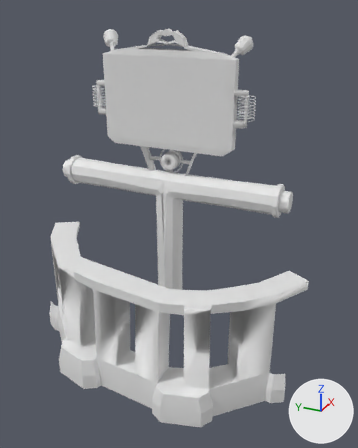
The FBX model BombsAway/BombsAway/Assets/Art/3D/Models/BombBayScreen.fbx: old version first, new version second.
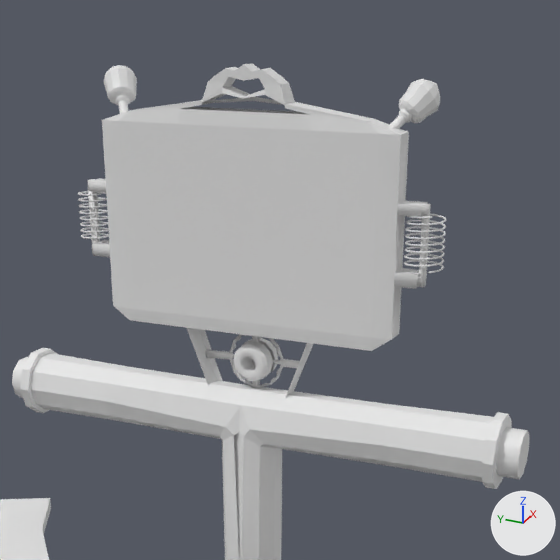
Old and new are each drawn whole from a 50 mm lens placed at (-23.28, -11.48, 10.28), pointed at (-1.04, -1.47, -0.84) and again close up on the part from 16% to 86% of the width and 0% to 56% of the height. Arrows for +X, +Y and +Z are at lower right; the lights stay in place. Where no turn or scale is listed for an object, it has been applied to the vertices. Vertices at the same position are counted once.

Objects in the first close-up: 'Base', 'Bulbs', 'Button', 'Coil', 'Frame', 'Handle'.
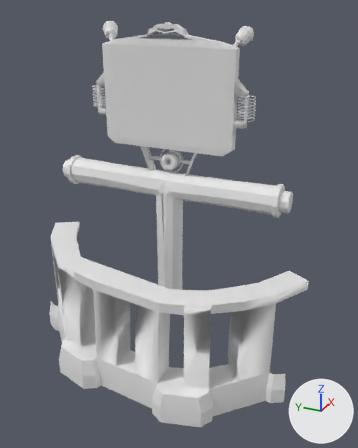
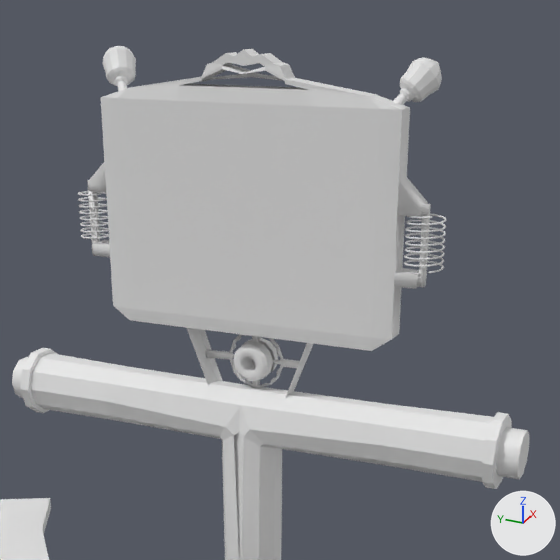
Commit message: Put in Bomb Bay Models

Where the newer file only moved an object's origin or applied its transform, the numbers keep the older frame.

Diff of the bpy script that builds the scene:
```diff
--- a/BombsAway/BombsAway/Assets/Art/3D/Models/BombBayScreen.fbx.py
+++ b/BombsAway/BombsAway/Assets/Art/3D/Models/BombBayScreen.fbx.py
@@ me_cube_016 @@
 me_cube_016.from_pydata(...)  # 541 vertices, 556 faces; spans x -0.58..0.23, y -4.35..4.42, z -0.89..6.92
 # used by ob_frame; location = (1.19, 0.02, 1.92)
+# me_cube_016 part 2: all 34 vertices in x -0.5..-0.01, y -0.72..0.78, z 6.58..6.92 are moved by (0.0, 0.0, 0.31)
+# me_cube_016 part 3: all 12 vertices in x -0.49..-0.01, y -0.87..0.93, z 6.53..6.54 are moved by (0.0, 0.0, 0.39)
+# me_cube_016 part 4: all 4 vertices in x -0.49..-0.02, y -0.5..0.56, z 6.42 are moved by (0.0, 0.0, 0.46)
+# me_cube_016 part 5: all 103 vertices in x -0.58..0.23, y -3.71..3.77, z 4.14..6.3 are moved by (0.0, 0.0, 0.51)
 me_cube_016.materials.append(mat_material_001)
@@ me_cube_010 @@
 me_cube_010.from_pydata(...)  # 286 vertices, 270 faces; spans x -0.34..0.82, y -7.75..0.61, z -0.45..0.78
 # used by ob_bulbs; location = (1.18, 3.51, 7.94)
+# me_cube_010 part 1: the whole mesh is moved by (-0.17, 3.55, -0.09)
@@ ob_bulbs @@
 ob_bulbs = bpy.data.objects.new('Bulbs', me_cube_010)
-ob_bulbs.location = (1.18, 3.51, 7.94)
+ob_bulbs.location = (1.35, -0.04, 8.46)
```

Changed parts and their boxes [x1, y1, x2, y2] in the close-ups (560 x 560 px; the box of a moved part takes in the faces that stretch with it):
'Frame', reshaped: before [87, 63, 431, 398]; after [87, 49, 431, 398]
'Bulbs', moved: before [104, 65, 440, 129]; after [102, 46, 442, 105]
part 2 of me_cube_016, moved or reshaped: before [214, 63, 282, 81]; after [214, 49, 283, 66]
part 3 of me_cube_016, moved or reshaped: before [208, 77, 295, 104]; after [208, 62, 295, 79]
part 4 of me_cube_016, moved or reshaped: before [202, 77, 285, 106]; after [201, 62, 285, 81]
part 5 of me_cube_016, moved or reshaped: before [88, 97, 427, 216]; after [88, 73, 427, 216]
